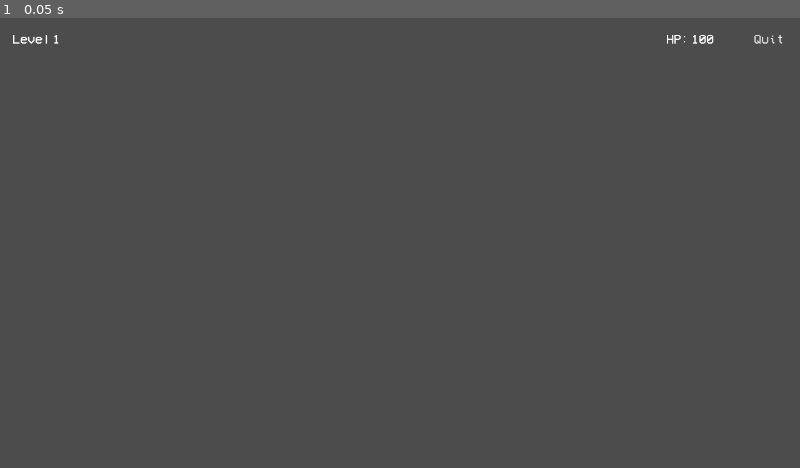
Above: before the commit, frame 1.
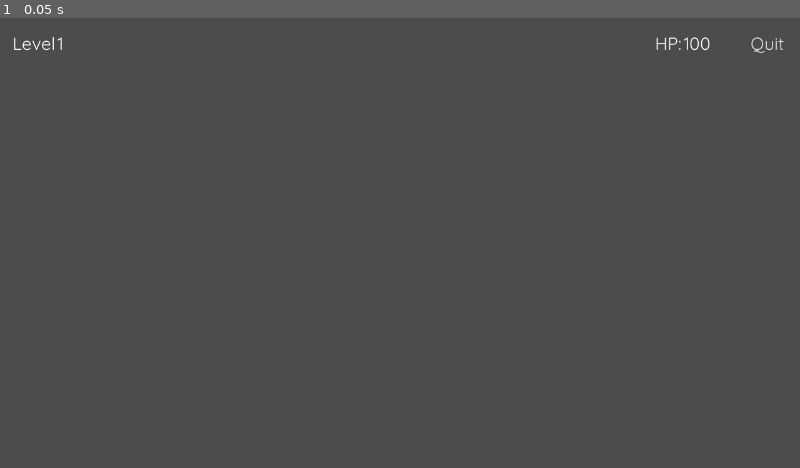
Above: after the commit, the same moment.

Repository: raccone/Asteroids
Game: Godot game, scene res://LevelCounter.tscn
The game is run twice, just before and just after one commit, with the same random seed, the same clock (stepped at 60 frames per second) and the same inputs. This scene is started directly instead of the project's main scene.
Inputs:
- Up to frame 1 (0.05 s): no input

The runs differ from the first frame. In frame 1, 0.3% of the frame differs, in the area x 1-98%, y 3-8%.

Commit message:
Change Font
Different Font.

Diff:
--- a/Asteroids/Cleared.tscn
+++ b/Asteroids/Cleared.tscn
@@ -1,19 +1,14 @@
-[gd_scene load_steps=6 format=2]
+[gd_scene load_steps=5 format=2]
 
 [ext_resource path="res://Cleared.gd" type="Script" id=1]
-[ext_resource path="res://font/Nunito_font.tres" type="DynamicFontData" id=2]
+[ext_resource path="res://font/TextFont.tres" type="DynamicFont" id=2]
 
-[sub_resource type="DynamicFont" id=1]
-size = 64
-font_data = ExtResource( 2 )
+[sub_resource type="DynamicFontData" id=1]
+font_path = "res://font/Quicksand-Regular.ttf"
 
 [sub_resource type="DynamicFont" id=2]
-size = 36
-font_data = ExtResource( 2 )
-
-[sub_resource type="DynamicFont" id=3]
-size = 36
-font_data = ExtResource( 2 )
+size = 40
+font_data = SubResource( 1 )
 
 [node name="Cleared" type="MarginContainer"]
 anchor_right = 1.0
@@ -53,36 +48,36 @@
 alignment = 1
 
 [node name="Label" type="Label" parent="VBoxContainer"]
-margin_top = 110.0
+margin_top = 144.0
 margin_right = 1080.0
-margin_bottom = 198.0
+margin_bottom = 194.0
 size_flags_horizontal = 3
 size_flags_vertical = 5
-custom_fonts/font = SubResource( 1 )
+custom_fonts/font = SubResource( 2 )
 text = "Level Cleared"
 align = 1
 valign = 1
 
 [node name="Button" type="Button" parent="VBoxContainer"]
-margin_left = 482.0
-margin_top = 248.0
-margin_right = 598.0
-margin_bottom = 304.0
+margin_left = 491.0
+margin_top = 244.0
+margin_right = 588.0
+margin_bottom = 285.0
 size_flags_horizontal = 4
 size_flags_vertical = 5
-custom_fonts/font = SubResource( 2 )
+custom_fonts/font = ExtResource( 2 )
 action_mode = 0
 text = "Retry?"
 flat = true
 
 [node name="Quit" type="Button" parent="VBoxContainer"]
-margin_left = 500.0
-margin_top = 354.0
-margin_right = 580.0
-margin_bottom = 410.0
+margin_left = 507.0
+margin_top = 335.0
+margin_right = 572.0
+margin_bottom = 376.0
 size_flags_horizontal = 4
 size_flags_vertical = 5
-custom_fonts/font = SubResource( 3 )
+custom_fonts/font = ExtResource( 2 )
 action_mode = 0
 text = "Quit"
 flat = true
--- a/Asteroids/LevelCounter.tscn
+++ b/Asteroids/LevelCounter.tscn
@@ -1,17 +1,10 @@
-[gd_scene load_steps=6 format=2]
+[gd_scene load_steps=5 format=2]
 
 [ext_resource path="res://LevelCounter.gd" type="Script" id=1]
 [ext_resource path="res://font/VCR_OSD_MONO_1.001.ttf" type="DynamicFontData" id=2]
-
-[sub_resource type="DynamicFont" id=1]
-size = 21
-font_data = ExtResource( 2 )
+[ext_resource path="res://font/TextFont.tres" type="DynamicFont" id=3]
 
 [sub_resource type="DynamicFont" id=2]
-size = 21
-font_data = ExtResource( 2 )
-
-[sub_resource type="DynamicFont" id=3]
 size = 21
 font_data = ExtResource( 2 )
 
@@ -31,56 +24,56 @@
 margin_left = 20.0
 margin_top = 20.0
 margin_right = 1260.0
-margin_bottom = 45.0
+margin_bottom = 61.0
 
 [node name="LevelText" type="Label" parent="HBoxContainer"]
 margin_top = 3.0
-margin_right = 60.0
-margin_bottom = 22.0
-custom_fonts/font = SubResource( 1 )
+margin_right = 68.0
+margin_bottom = 38.0
+custom_fonts/font = ExtResource( 3 )
 text = "Level"
 
 [node name="LevelNumber" type="Label" parent="HBoxContainer"]
-margin_left = 64.0
+margin_left = 72.0
 margin_top = 3.0
-margin_right = 1042.0
-margin_bottom = 22.0
+margin_right = 1024.0
+margin_bottom = 38.0
 size_flags_horizontal = 3
-custom_fonts/font = SubResource( 2 )
+custom_fonts/font = ExtResource( 3 )
 text = "1"
 
 [node name="HPLabel" type="Label" parent="HBoxContainer"]
-margin_left = 1046.0
+margin_left = 1028.0
 margin_top = 3.0
-margin_right = 1082.0
-margin_bottom = 22.0
-custom_fonts/font = SubResource( 3 )
+margin_right = 1070.0
+margin_bottom = 38.0
+custom_fonts/font = ExtResource( 3 )
 text = "HP:"
 align = 2
 
 [node name="HP" type="Label" parent="HBoxContainer"]
-margin_left = 1086.0
+margin_left = 1074.0
 margin_top = 3.0
-margin_right = 1122.0
-margin_bottom = 22.0
-custom_fonts/font = SubResource( 3 )
+margin_right = 1117.0
+margin_bottom = 38.0
+custom_fonts/font = ExtResource( 3 )
 text = "100"
 align = 2
 
 [node name="Separator" type="Label" parent="HBoxContainer"]
-margin_left = 1126.0
-margin_top = 3.0
-margin_right = 1176.0
-margin_bottom = 22.0
+margin_left = 1121.0
+margin_top = 11.0
+margin_right = 1171.0
+margin_bottom = 30.0
 rect_min_size = Vector2( 50, 0 )
-custom_fonts/font = SubResource( 3 )
+custom_fonts/font = SubResource( 2 )
 align = 2
 
 [node name="QuitButton" type="Button" parent="HBoxContainer"]
-margin_left = 1180.0
+margin_left = 1175.0
 margin_right = 1240.0
-margin_bottom = 25.0
-custom_fonts/font = SubResource( 3 )
+margin_bottom = 41.0
+custom_fonts/font = ExtResource( 3 )
 text = "Quit"
 flat = true
 
--- /dev/null
+++ b/Asteroids/font/TextFont.tres
@@ -0,0 +1,8 @@
+[gd_resource type="DynamicFont" load_steps=2 format=2]
+
+[sub_resource type="DynamicFontData" id=1]
+font_path = "res://font/Quicksand-Regular.ttf"
+
+[resource]
+size = 28
+font_data = SubResource( 1 )
Not shown: 2 places in Asteroids/Game.tscn that only renumber resources
Binary file added: Asteroids/font/Nunito-Regular.ttf
Binary file added: Asteroids/font/Quicksand-Regular.ttf
